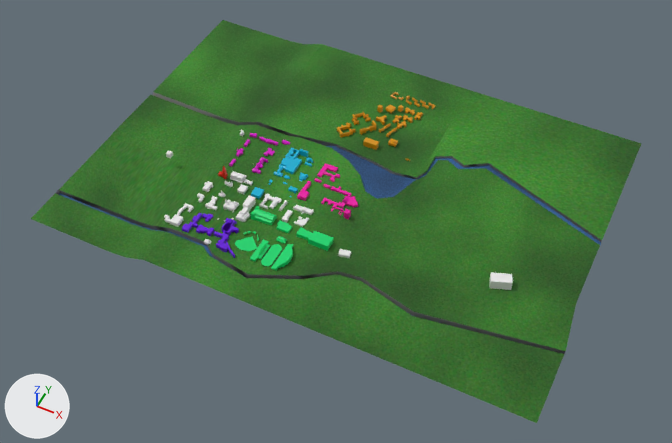
Renders of the COLLADA model rsc/models/campus.dae from each side of a commit.
The view is the same before and after, from a camera (50 mm lens) standing at (45.7, -71.6, 90.5) and looking at (7.8, 4.2, -4.3). The lights are fixed; the arrows at lower left show +X, +Y and +Z. Where no turn or scale is listed for an object, it has been applied to the vertices.

In view in the first picture: 'Shoellkopf_Feild', 'ground'.
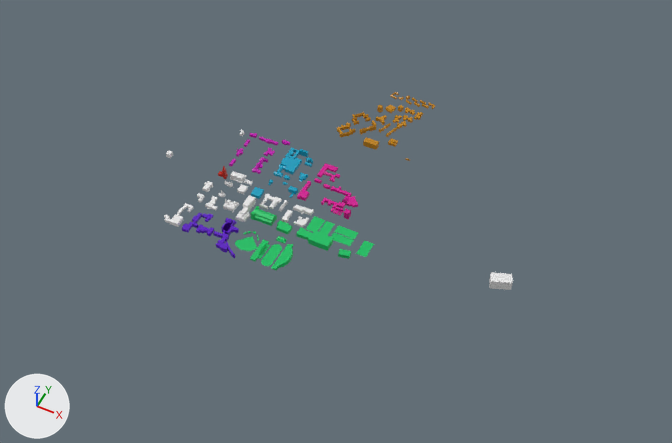
Where the newer file only moved an object's origin or applied its transform, the numbers keep the older frame.

Boxes [x1, y1, x2, y2] around the edits, measured in the pictures (672 x 443 px):
'ground', deleted (green): before [31, 20, 642, 423]

The change, as a diff of the scene's bpy script:
```diff
--- a/rsc/models/campus.dae.py
+++ b/rsc/models/campus.dae.py
@@ ob_ground @@
-ob_ground = bpy.data.objects.new('ground', me_ground)
-ob_ground.location = (0.0, 0.7, 0.0)
```
